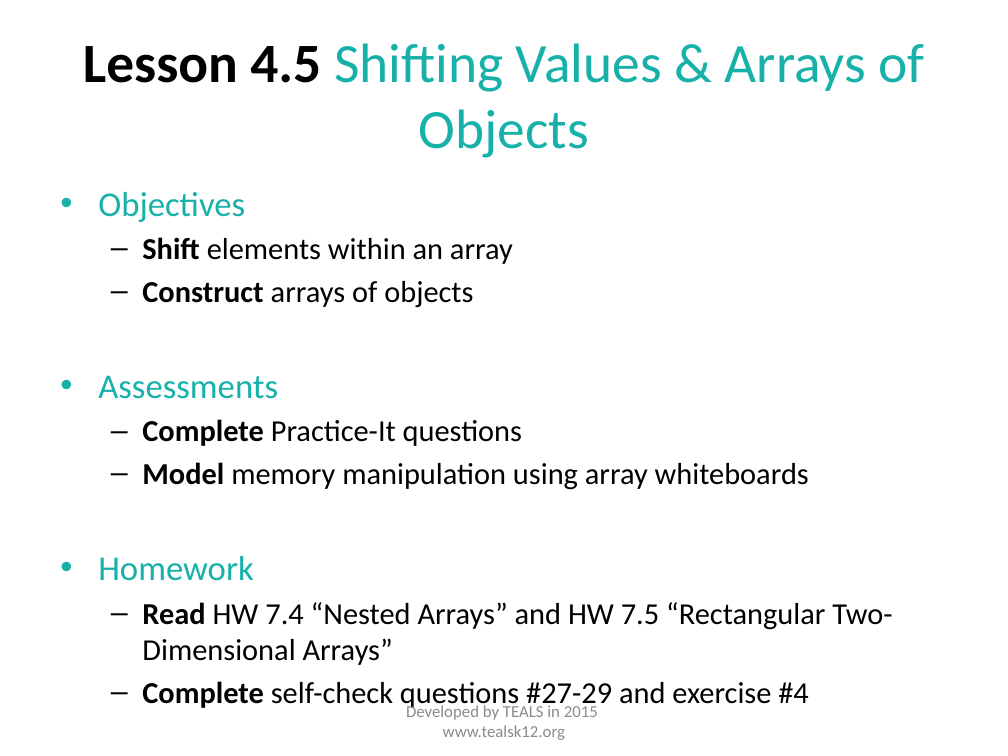
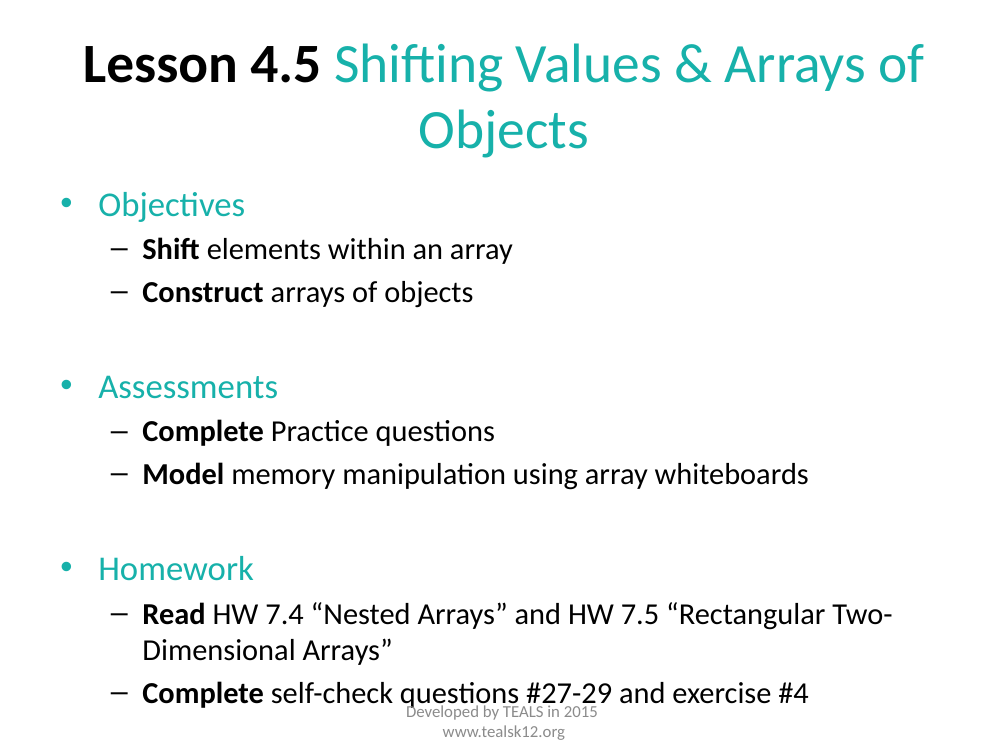
Before and after one commit to TEALSK12/apcsa-public, a slide deck: slide 6 of curriculum/Unit4/Unit 4 Slides.pptx. Drawn at 1008x756 pixels with LibreOffice and Linux fonts; fonts in the diff are those of the drawing. Boxes give left, top, right and bottom in pixels: in the first picture for what was removed or moved away, otherwise in the second. Text is boxed around its words. In the diff, an @@ line names an element or a change of style, - is before the commit and + after.

```diff
--- a/curriculum/Unit4/Unit 4 Slides.pptx
+++ b/curriculum/Unit4/Unit 4 Slides.pptx
@@ text at [142,419,495,446]: text changed @@
-  – Complete Practice-It questions
+  – Complete Practice questions
```
Also in this commit, not shown: 13 other files.
